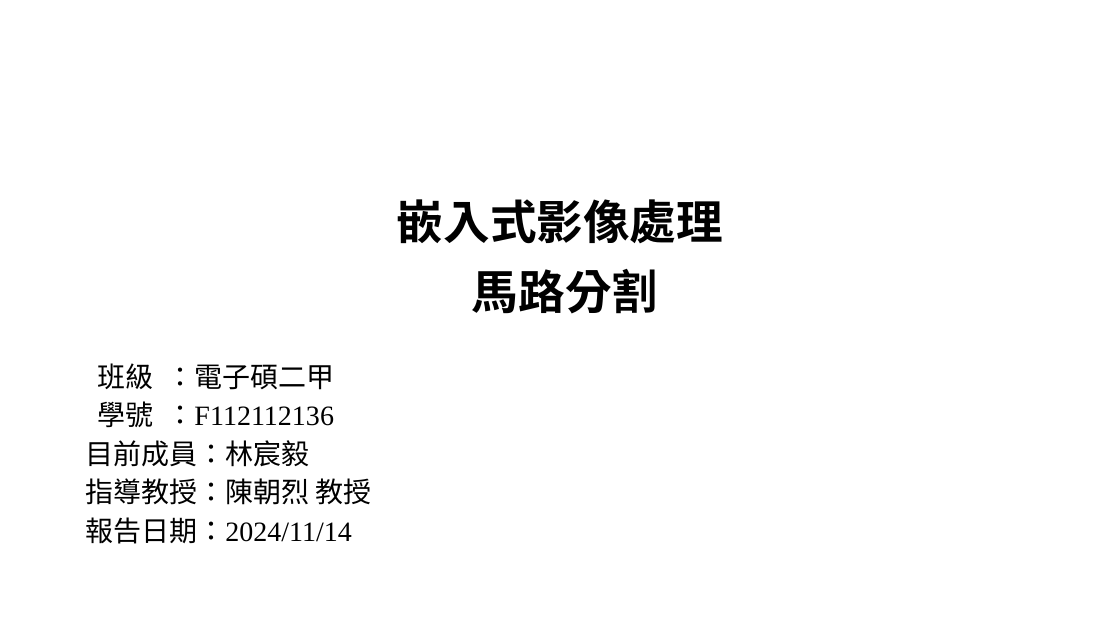
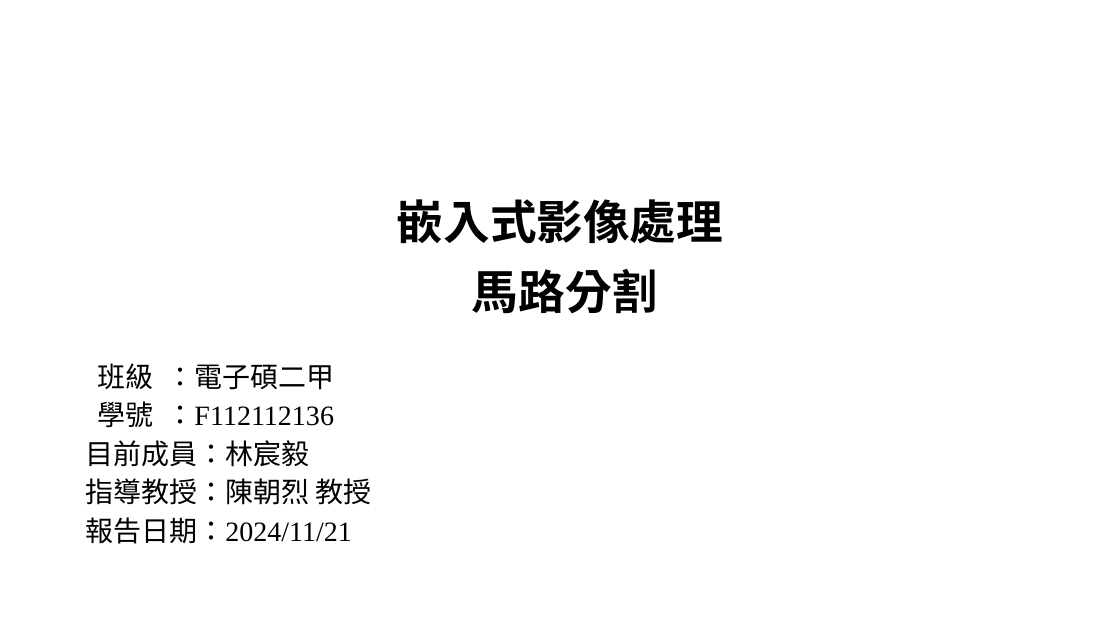
Before and after one commit to xup6tp6u4/Image-processing, a slide deck: slide 1 of 馬路分割_F112112136_林宸毅.pptx. Drawn at 1120x630 pixels with LibreOffice and Linux fonts; fonts in the diff are those of the drawing; background and template pictures are left out. Boxes give left, top, right and bottom in pixels: in the first picture for what was removed or moved away, otherwise in the second. Text is boxed around its words. In the diff, an @@ line names an element or a change of style, - is before the commit and + after.

Commit message:
嵌入式影像處理-馬路分割

```diff
--- a/馬路分割_F112112136_林宸毅.pptx
+++ b/馬路分割_F112112136_林宸毅.pptx
@@ subtitle at box(85, 517, 352, 544): text changed @@
-報告日期：2024/11/14
+報告日期：2024/11/21
```
Also in this commit, not shown: 5 other slides changed, 1 slide added.
